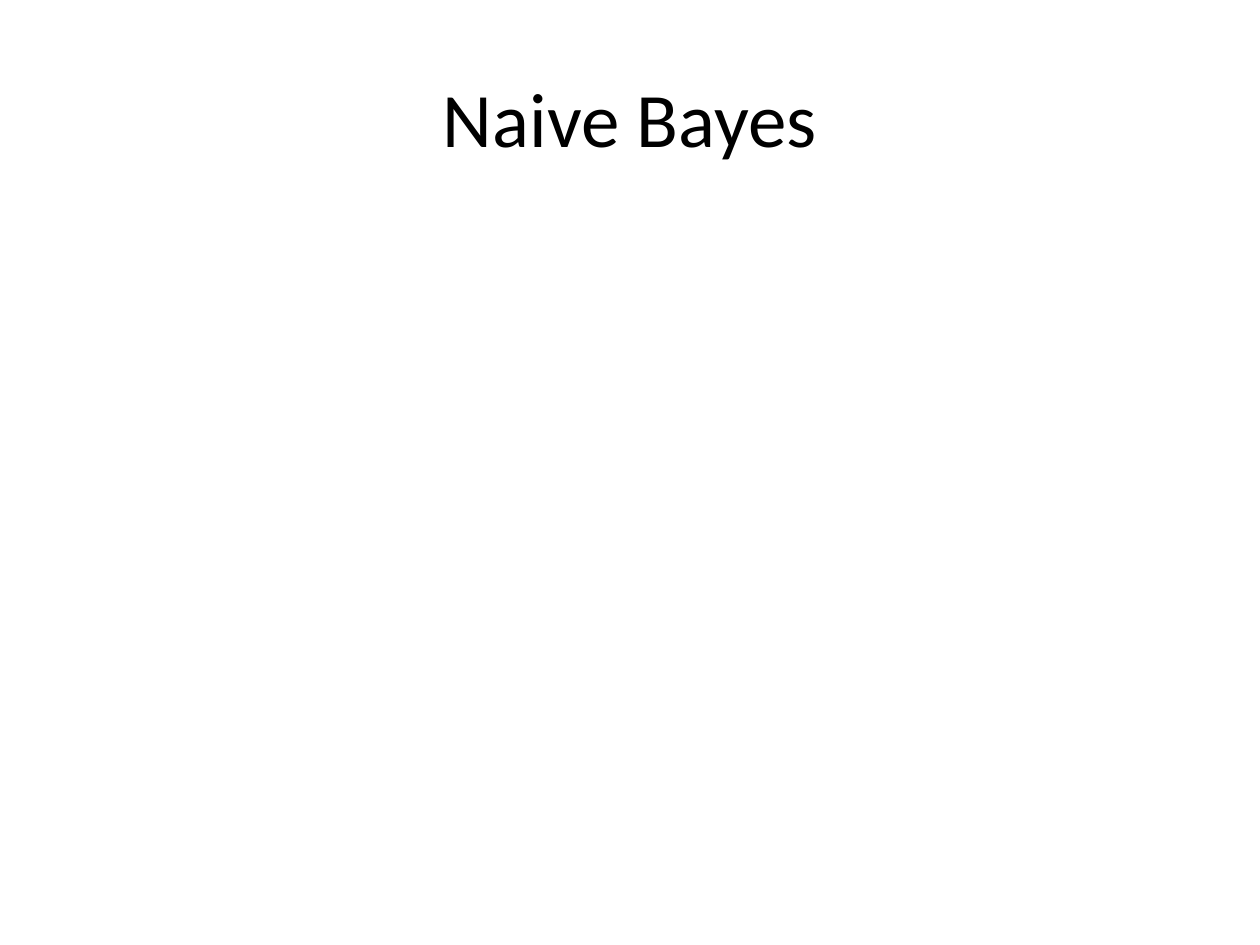
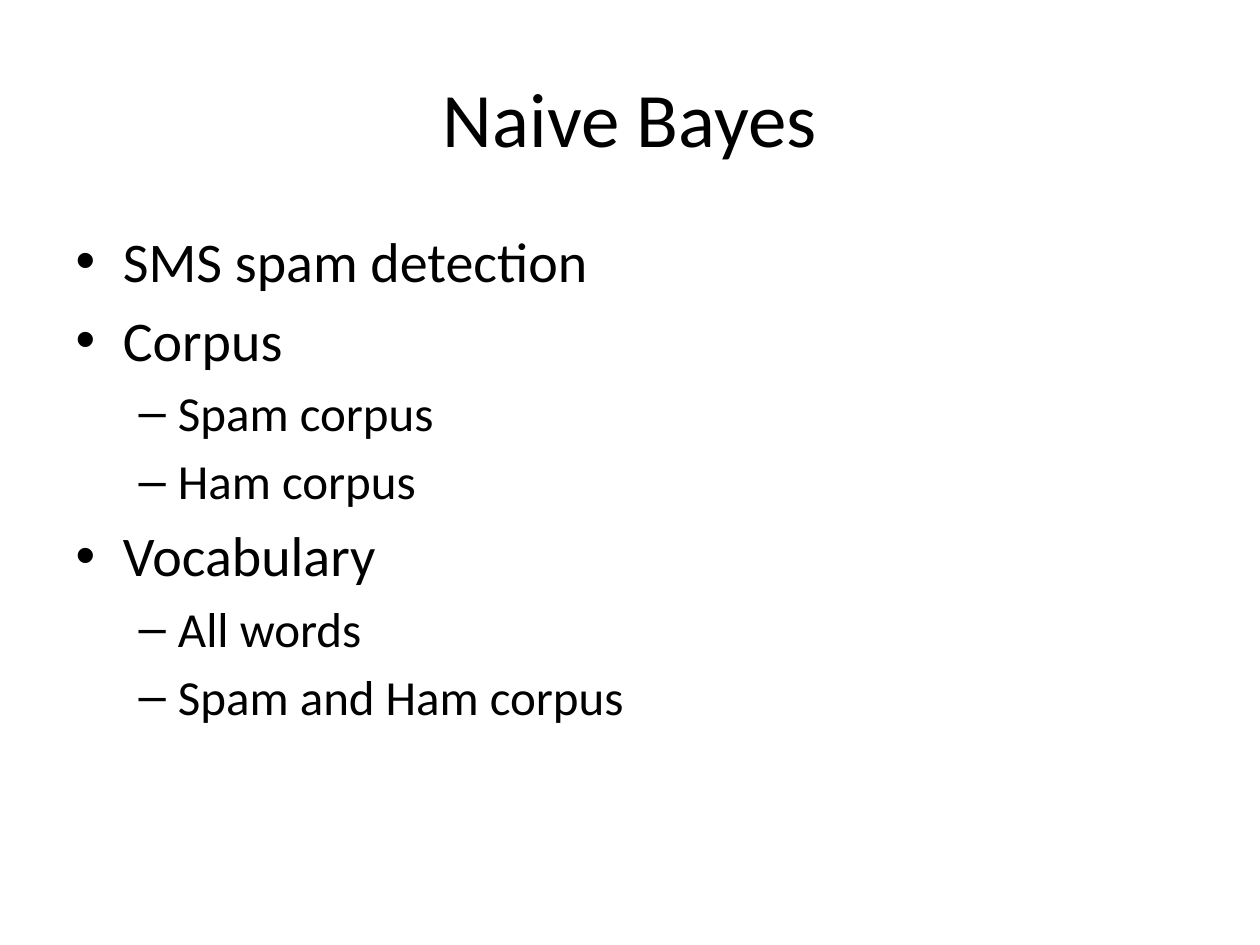
Before and after one commit to look4pritam/ArtificialIntelligence, a slide deck: slide 11 of MachineLearning/NaiveBayes/NaiveBayes.pptx. Drawn at 1260x945 pixels with LibreOffice and Linux fonts; fonts in the diff are those of the drawing. Boxes give left, top, right and bottom in pixels: in the first picture for what was removed or moved away, otherwise in the second. Text is boxed around its words. In the diff, an @@ line names an element or a change of style, - is before the commit and + after.

```diff
--- a/MachineLearning/NaiveBayes/NaiveBayes.pptx
+++ b/MachineLearning/NaiveBayes/NaiveBayes.pptx
@@ text added at [123, 243, 624, 723], 28 pt, text #000000 @@
+• SMS spam detection
+• Corpus
+  – Spam corpus
+  – Ham corpus
+• Vocabulary
+  – All words
+  – Spam and Ham corpus
```
